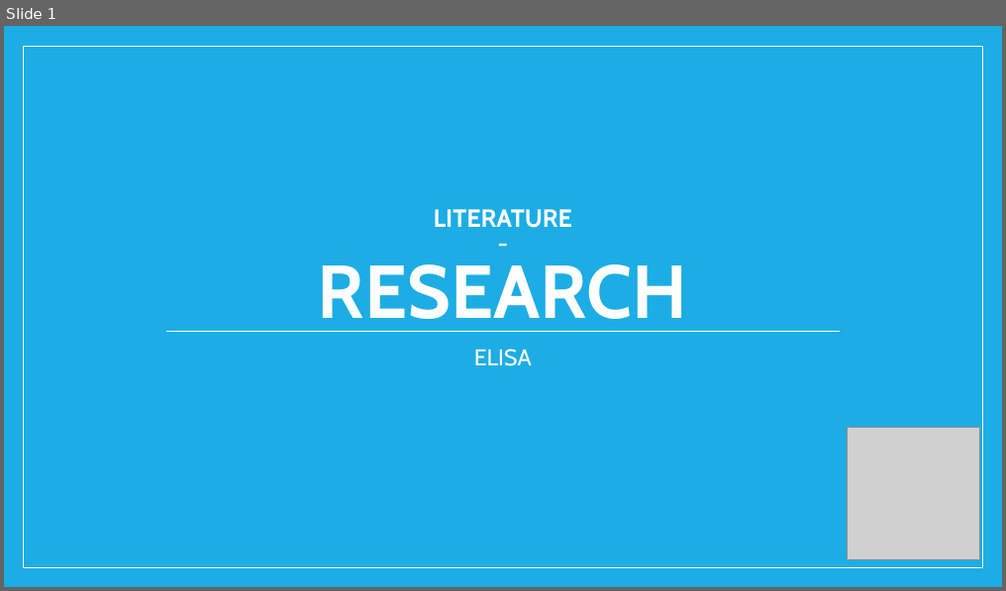
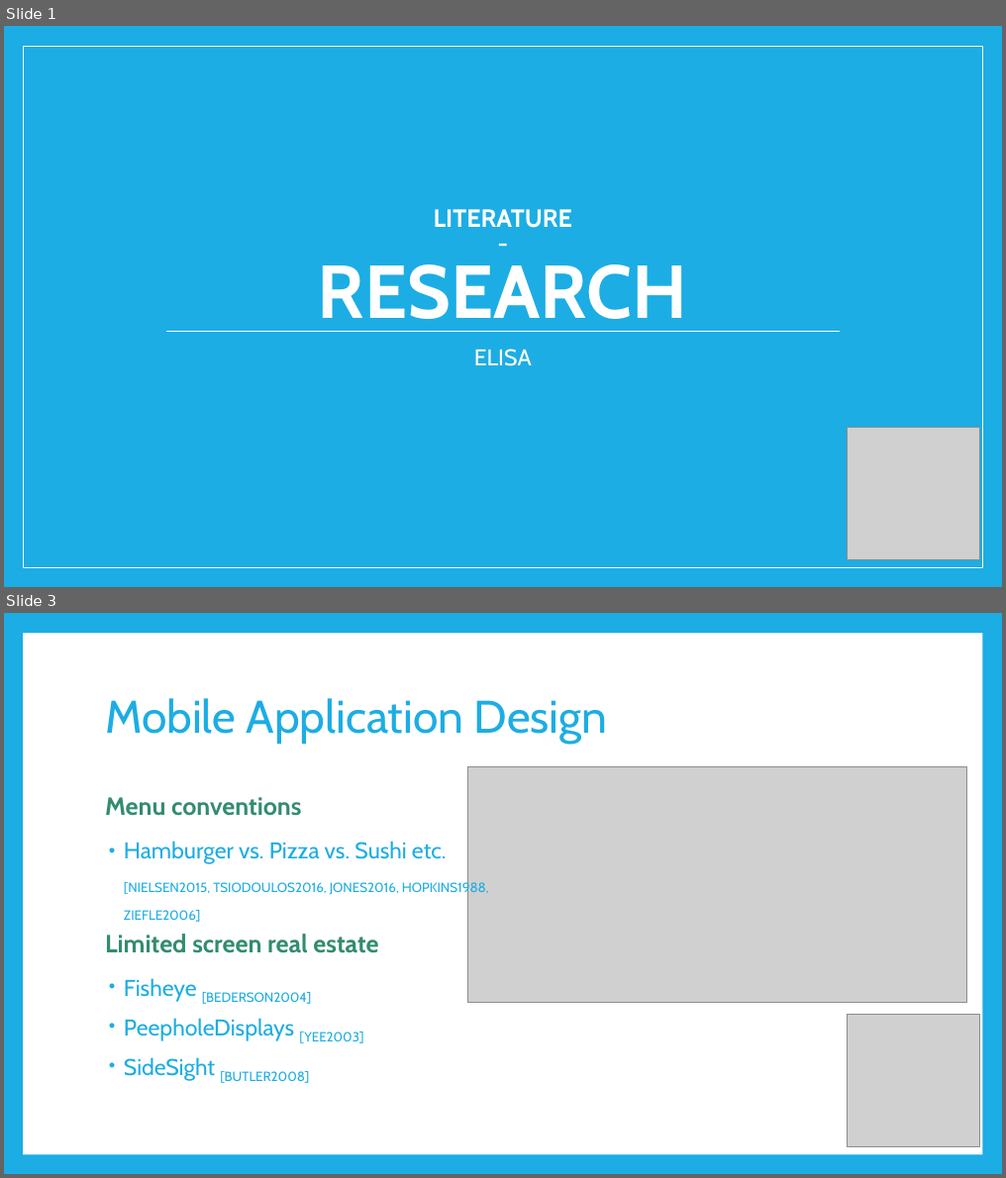
Before and after one commit to riedmaph/einkaufsliste, a slide deck: usabilityEngineering/A1/TW_literatureResearch.pptx. Shown one above the other, each under a label of ours: slide 1 before the commit, slides 1 and 3 after it; the slides between them are not shown. The pictures are 1006x591 and 1006x1178 pixels, drawn with LibreOffice and Linux fonts; fonts in the diff are those of the drawing; grey boxes stand for pictures. Boxes give left, top, right and bottom in pixels: in the first picture for what was removed or moved away, otherwise in the second. Text is boxed around its words. In the diff, an @@ line names an element or a change of style, - is before the commit and + after.

```diff
--- a/usabilityEngineering/A1/TW_literatureResearch.pptx
+++ b/usabilityEngineering/A1/TW_literatureResearch.pptx
@@ slide 3 added at [4,613,1002,1174], background #1CADE4 @@
@@ rectangle added at [23,633,982,1155], fill #FFFFFF @@
@@ title added at [105,698,608,744], 44 pt, text #1CADE4 @@
+Mobile Application Design
@@ picture added at [467,767,966,1002] @@
@@ text added at [105,797,301,816], 24 pt, text #328B71, bold @@
+Menu conventions
@@ text added at [124,841,489,922], 22 pt, text #1CADE4 @@
+• Hamburger vs. Pizza vs. Sushi etc. [NIELSEN2015, TSIODOULOS2016, JONES2016, HOPKINS1988, ZIEFLE2006]
@@ text added at [105,934,378,954], 24 pt, text #328B71, bold @@
+Limited screen real estate
@@ text added at [124,978,363,1083], 22 pt, text #1CADE4 @@
+• Fisheye [BEDERSON2004]
+• PeepholeDisplays [YEE2003]
+• SideSight [BUTLER2008]
@@ picture added at [846,1014,979,1147] @@
```
Also in this commit, not shown: 4 other slides added, 2 slides removed.
